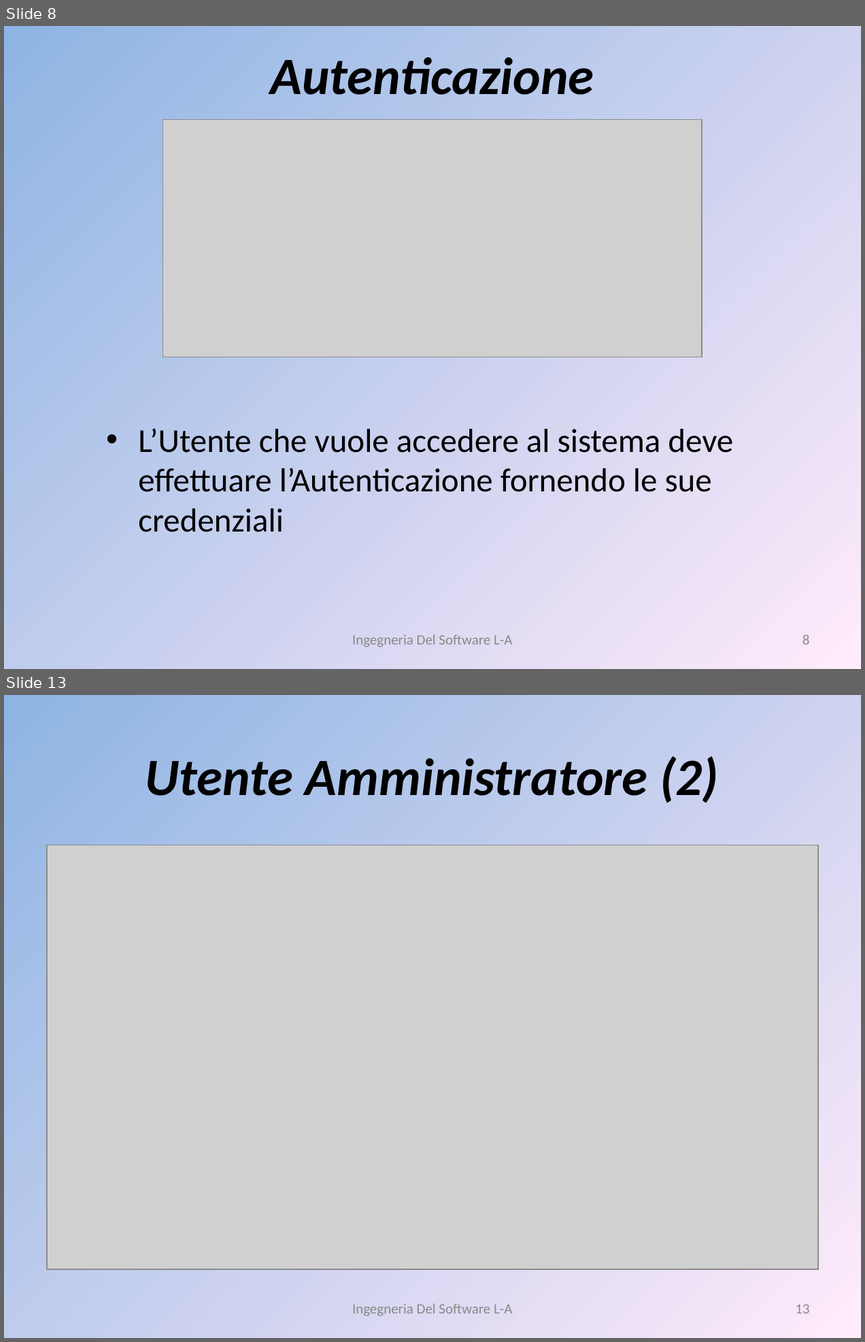
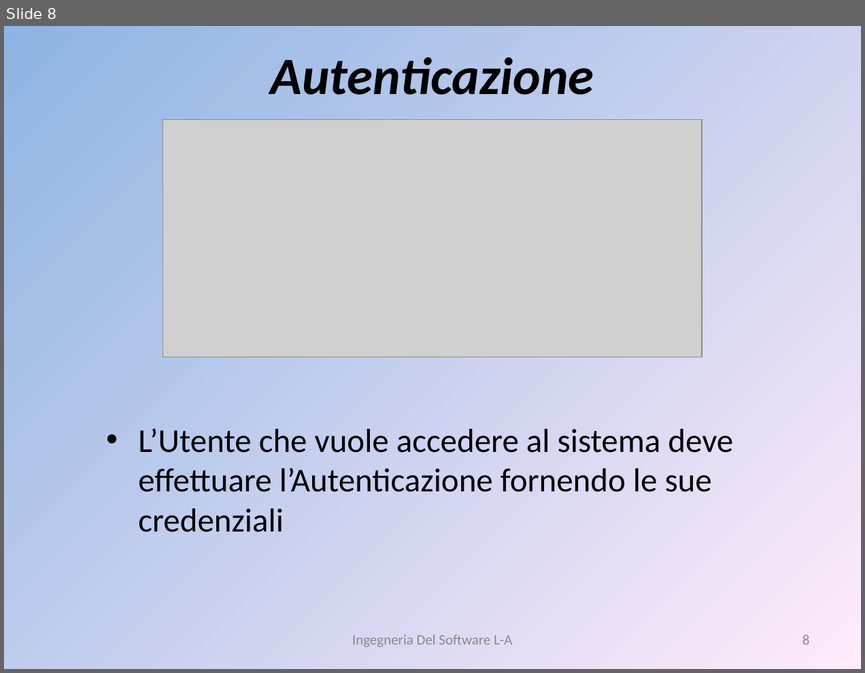
Before and after one commit to liannario/ingsoftbo, a slide deck: ViaggiateSicuri.ppt. Shown one above the other, each under a label of ours: slides 8 and 13 before the commit, slide 8 after it; the slides between them are not shown. The pictures are 865x1342 and 865x673 pixels, drawn with LibreOffice and Linux fonts; fonts in the diff are those of the drawing; grey boxes stand for pictures. Boxes give left, top, right and bottom in pixels: in the first picture for what was removed or moved away, otherwise in the second. Text is boxed around its words. In the diff, an @@ line names an element or a change of style, - is before the commit and + after.

```diff
--- a/ViaggiateSicuri.ppt
+++ b/ViaggiateSicuri.ppt
@@ slide 13 removed at (4,695,861,1338), background gradient #8EB4E3 to #FFEBFA @@
@@ title removed at (145,756,719,803) @@
-Utente Amministratore (2)
@@ picture removed at (47,845,818,1269) @@
@@ text removed at (352,1303,512,1316) @@
-Ingegneria Del Software L-A
@@ page number removed at (795,1304,809,1313) @@
-13
```
Also in this commit, not shown: 4 slides changed, 1 other slide removed.
